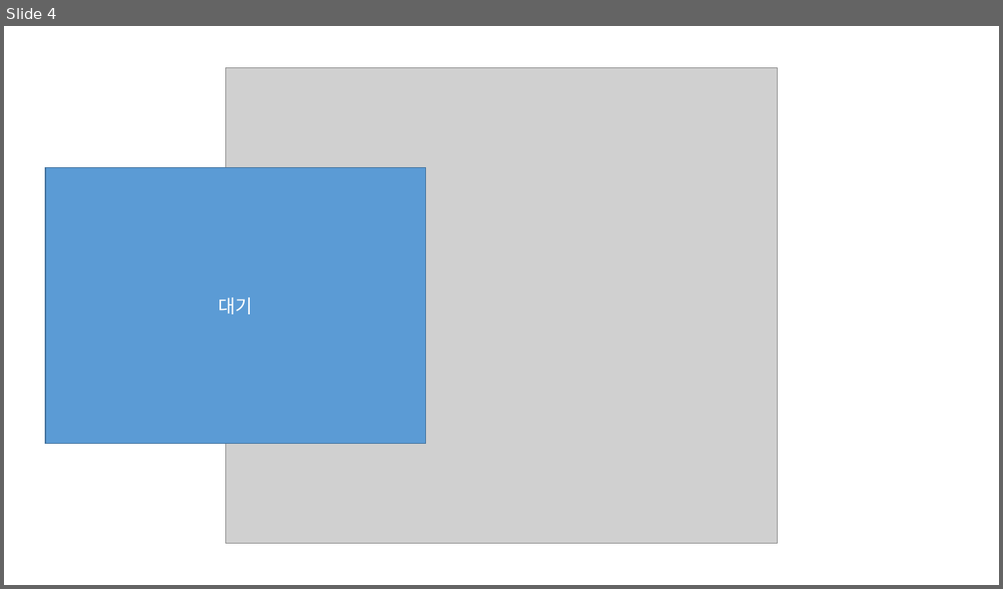
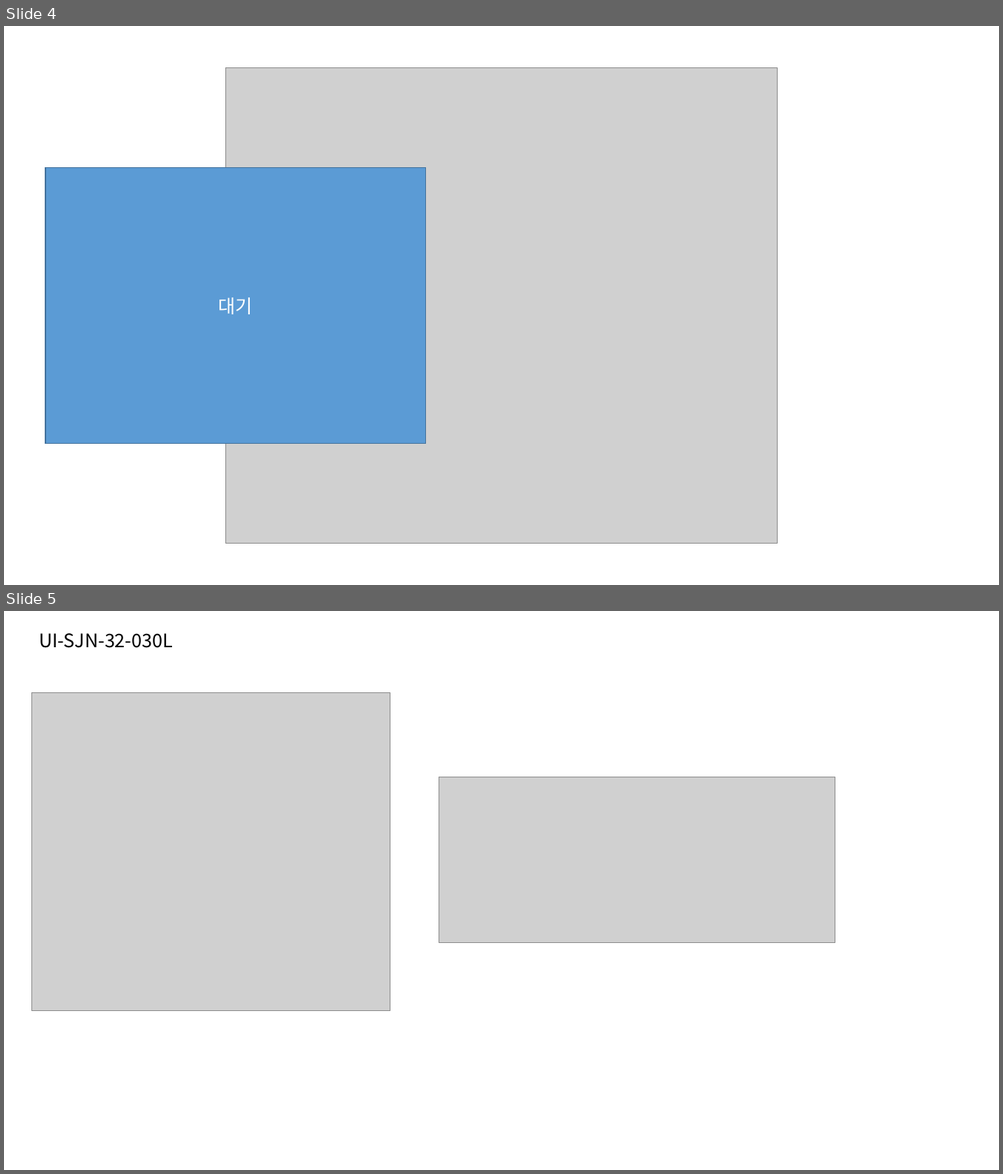
Before and after one commit to jeoungGyy/sejong, a slide deck: ppt/04-28.pptx. Shown one above the other, each under a label of ours: slide 4 before the commit, slides 4 and 5 after it. The pictures are 1003x589 and 1003x1174 pixels, drawn with LibreOffice and Linux fonts; fonts in the diff are those of the drawing; grey boxes stand for pictures. Boxes give left, top, right and bottom in pixels: in the first picture for what was removed or moved away, otherwise in the second. Text is boxed around its words. In the diff, an @@ line names an element or a change of style, - is before the commit and + after.

```diff
--- a/ppt/04-28.pptx
+++ b/ppt/04-28.pptx
@@ slide 5 added at [4, 611, 999, 1170], background #FFFFFF @@
@@ text added at [39, 633, 173, 648], 18 pt, text #000000 @@
+UI-SJN-32-030L
@@ picture added at [31, 692, 390, 1011] @@
@@ picture added at [439, 777, 834, 943] @@
```
Also in this commit, not shown: 1 slide removed, 2 other files.
